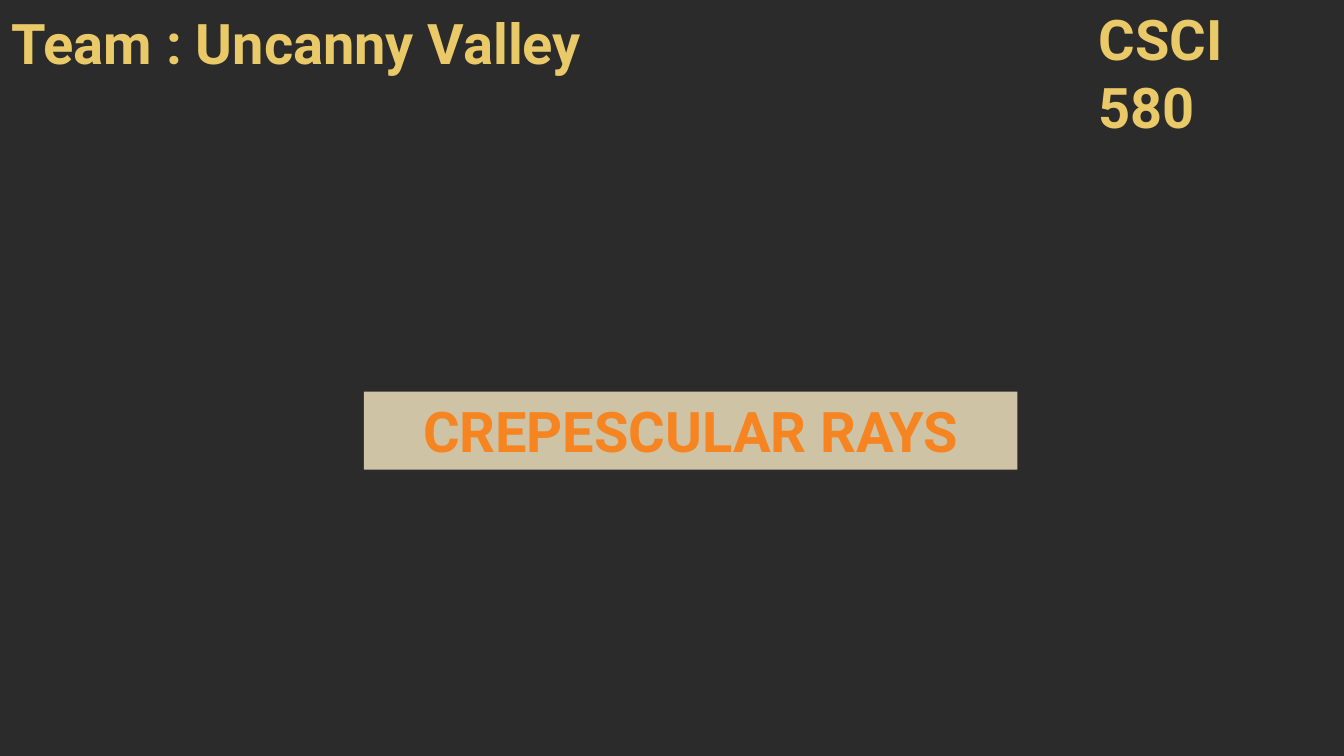
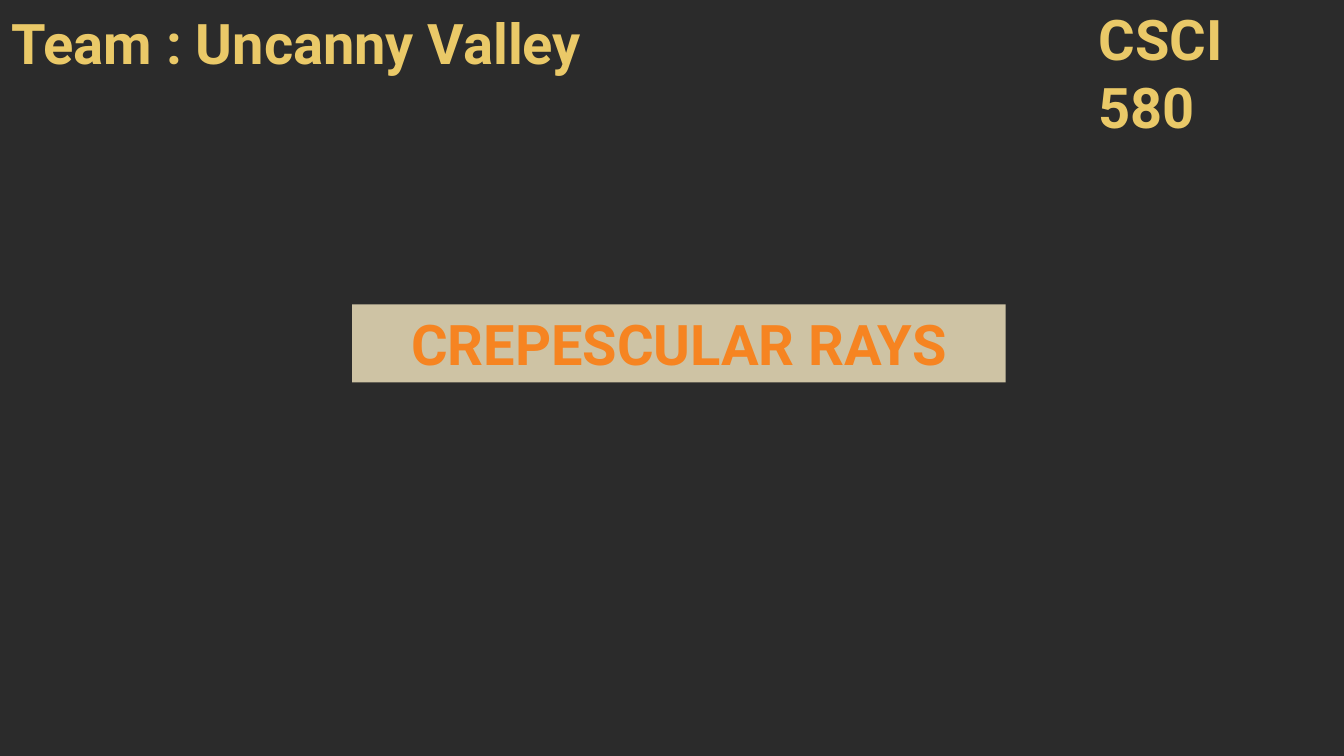
Before and after one commit to sreepada/CSCI580Project, a slide deck: slide 1 of documentation/FinalPresentation_UncannyValley.pptx. Drawn at 1344x756 pixels with LibreOffice and Linux fonts; fonts in the diff are those of the drawing; background and template pictures are left out; a plain dark background stands for a picture behind light text. Boxes give left, top, right and bottom in pixels: in the first picture for what was removed or moved away, otherwise in the second. Text is boxed around its words. In the diff, an @@ line names an element or a change of style, - is before the commit and + after.

```diff
--- a/documentation/FinalPresentation_UncannyValley.pptx
+++ b/documentation/FinalPresentation_UncannyValley.pptx
@@ rectangle "CREPESCULAR RAYS": place and size @@
-rectangle "CREPESCULAR RAYS" at bbox=[364, 392, 1017, 470]
+rectangle "CREPESCULAR RAYS" at bbox=[352, 304, 1005, 382]
```
Also in this commit, not shown: 9 other slides changed.
